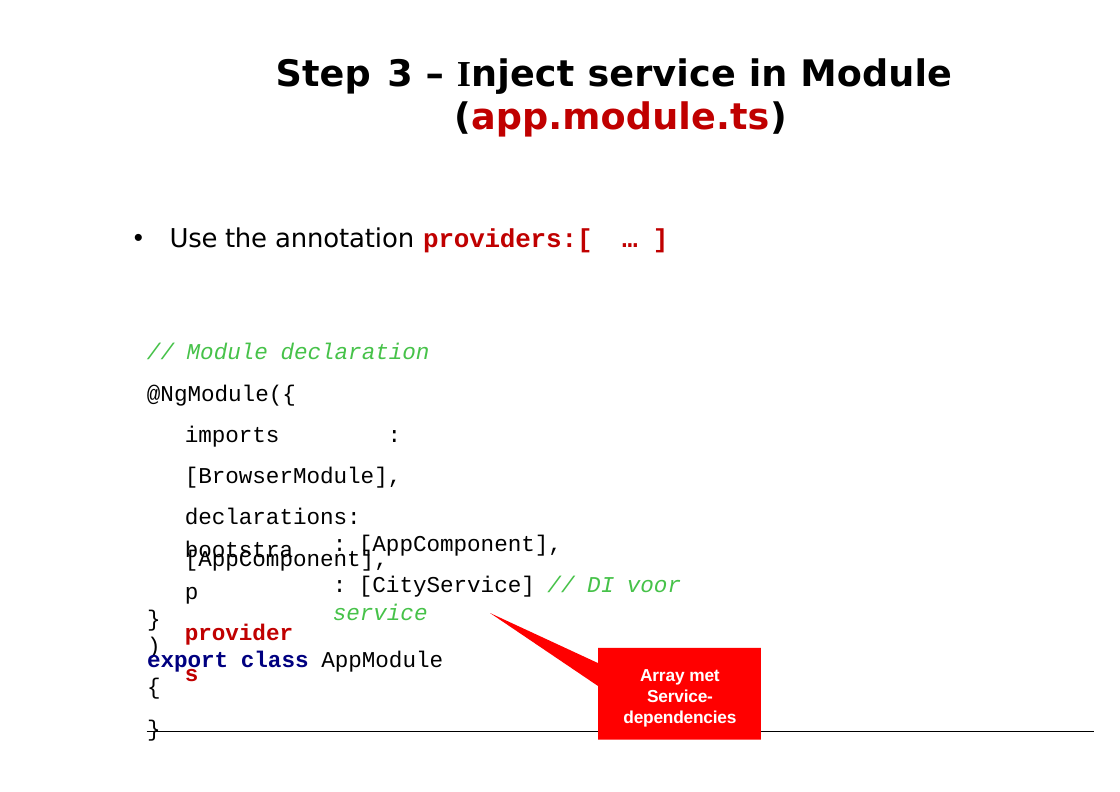
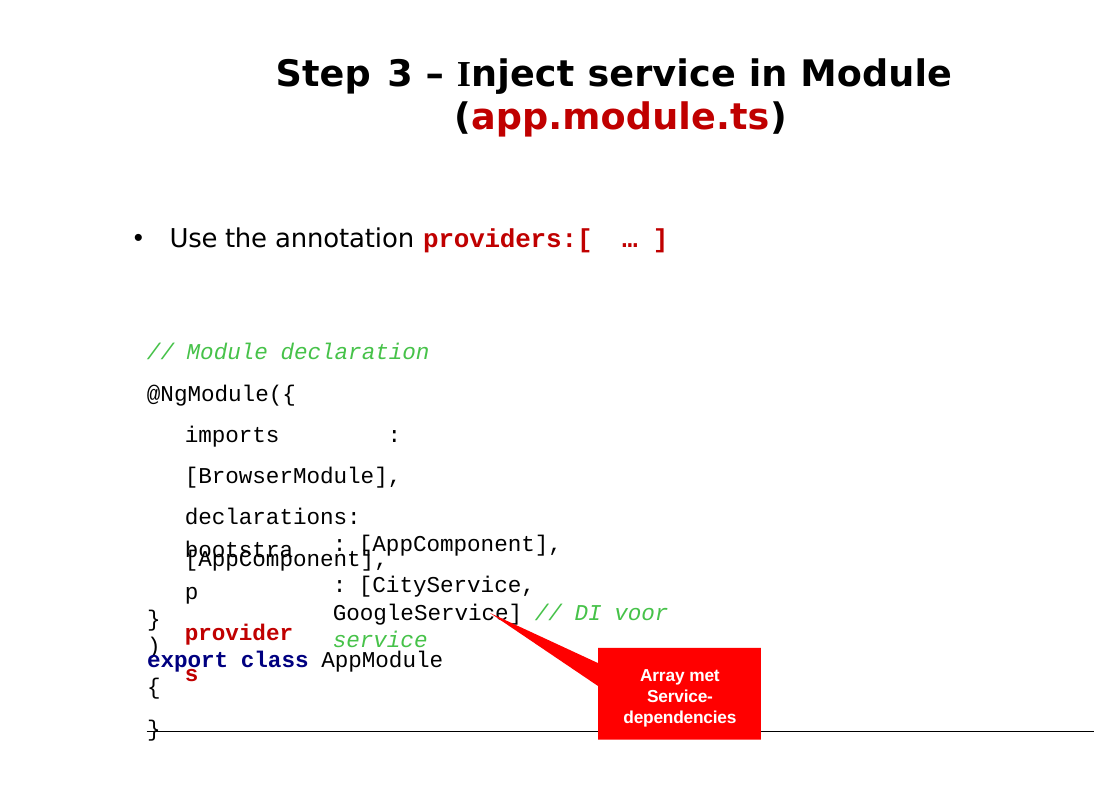
Before and after one commit to petereijgermans11/workshop-angular10, a slide deck: slide 13 of PPT/03- Angular Service.pptx. Drawn at 1120x792 pixels with LibreOffice and Linux fonts; fonts in the diff are those of the drawing. Boxes give left, top, right and bottom in pixels: in the first picture for what was removed or moved away, otherwise in the second. Text is boxed around its words. In the diff, an @@ line names an element or a change of style, - is before the commit and + after.

```diff
--- a/PPT/03- Angular Service.pptx
+++ b/PPT/03- Angular Service.pptx
@@ text at (x1=333, y1=576, x2=668, y2=654): text changed; text colour #46C249 to #000000; italic off @@
-: [CityService] // DI voor service
+: [CityService, GoogleService] // DI voor service
```
Also in this commit, not shown: 1 other slide changed, 18 other files.
